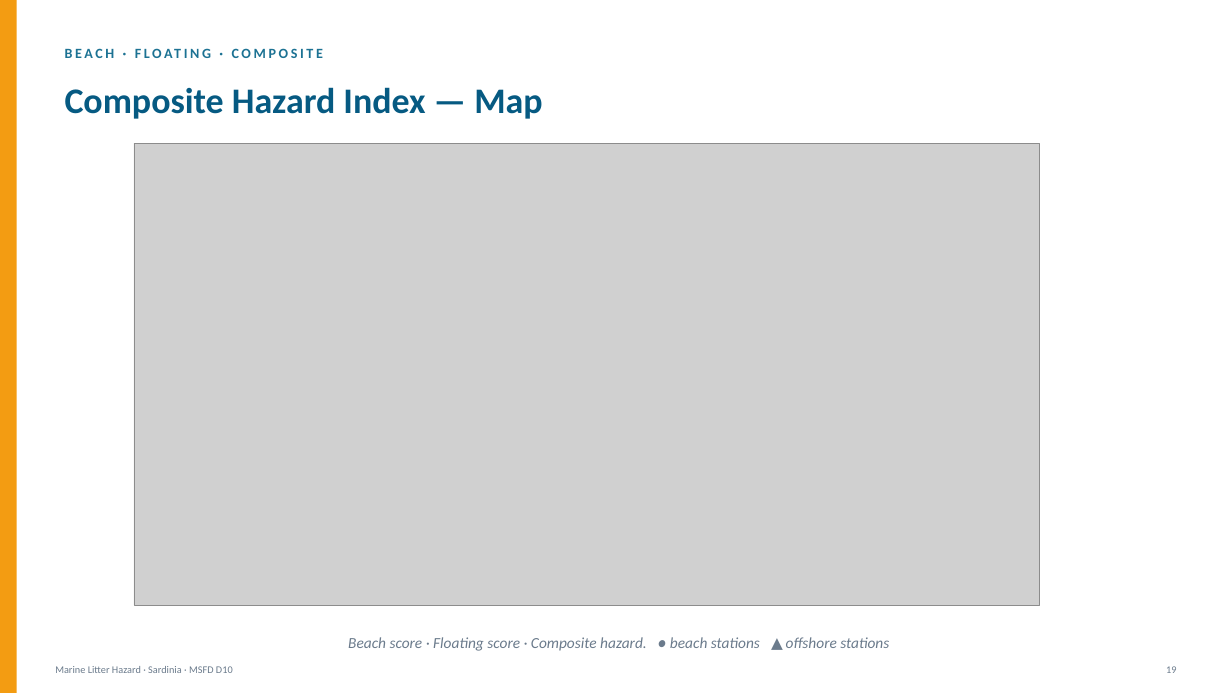
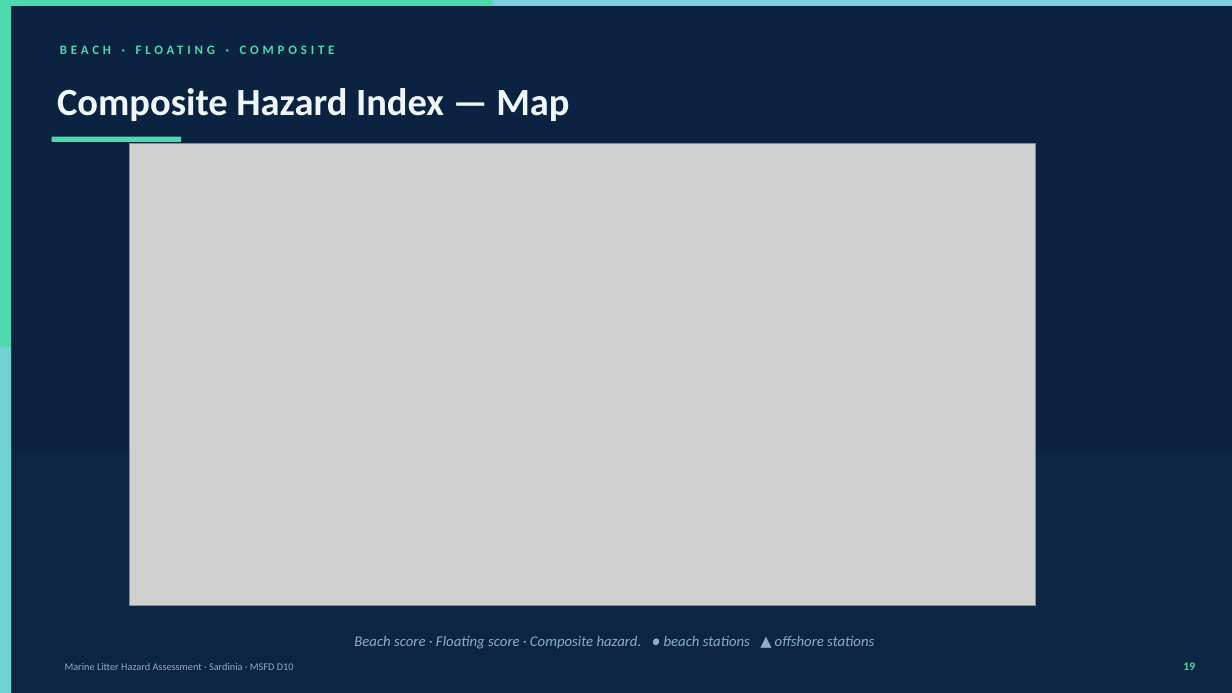
Before and after one commit to daniele22-u/hhe-labsardinia, a slide deck: slide 20 of Marine_Litter_Hazard_Sardinia.pptx. Drawn at 1232x693 pixels with LibreOffice and Linux fonts; fonts in the diff are those of the drawing; grey boxes stand for pictures. Boxes give left, top, right and bottom in pixels: in the first picture for what was removed or moved away, otherwise in the second. Text is boxed around its words. In the diff, an @@ line names an element or a change of style, - is before the commit and + after.

```diff
--- a/Marine_Litter_Hazard_Sardinia.pptx
+++ b/Marine_Litter_Hazard_Sardinia.pptx
@@ background #FFFFFF to #0B2340 @@
@@ rectangle: place and size @@
-rectangle at box(0, 0, 17, 693)
+rectangle at box(0, 6, 11, 693)
@@ rectangle at box(0, 6, 11, 693): fill #F39C12 to #4DD9AC @@
@@ rectangle added at box(0, 0, 1232, 6), fill #4DD9AC @@
@@ rectangle added at box(493, 0, 1232, 6), fill #7ECEE3 @@
@@ text "BEACH · FLOATING · COMPOSITE" at box(51, 35, 1160, 63): size 11 to 10 pt, text colour #1C7293 to #4DD9AC, letter spacing 2 to 3 pt @@
@@ text "Composite Hazard Index — Map": place and size @@
-text "Composite Hazard Index — Map" at box(65, 87, 542, 119)
+text "Composite Hazard Index — Map" at box(57, 88, 569, 121)
@@ text "Composite Hazard Index — Map" at box(57, 88, 569, 121): size 28 to 30 pt, text colour #065A82 to #EEF6FA @@
@@ rectangle added at box(52, 137, 181, 142), fill #4DD9AC @@
@@ picture: place and size @@
-picture at box(134, 143, 1040, 605)
+picture at box(129, 143, 1035, 605)
@@ rectangle added at box(0, 347, 11, 693), fill #7ECEE3 at 70% opacity @@
@@ rectangle added at box(0, 451, 1232, 693), fill #0D2845 at 40% opacity @@
@@ text "Beach score · Floating score ..." at box(354, 636, 874, 649): size 12 to 11.5 pt, text colour #6B7B8C to #8BAFC8 @@
@@ rectangle added at box(0, 645, 1232, 645), fill #1E4060 @@
@@ text "19": place and size @@
-text "19" at box(1166, 666, 1176, 673)
+text "19" at box(1183, 662, 1195, 670)
@@ text "19" at box(1183, 662, 1195, 670): size 8 to 9 pt, text colour #6B7B8C to #4DD9AC, bold on @@
@@ text at box(65, 663, 294, 670): text changed; text colour #6B7B8C to #8BAFC8 @@
-Marine Litter Hazard · Sardinia · MSFD D10
+Marine Litter Hazard Assessment · Sardinia · MSFD D10
```
Also in this commit, not shown: 29 other slides changed, 2 other files.
